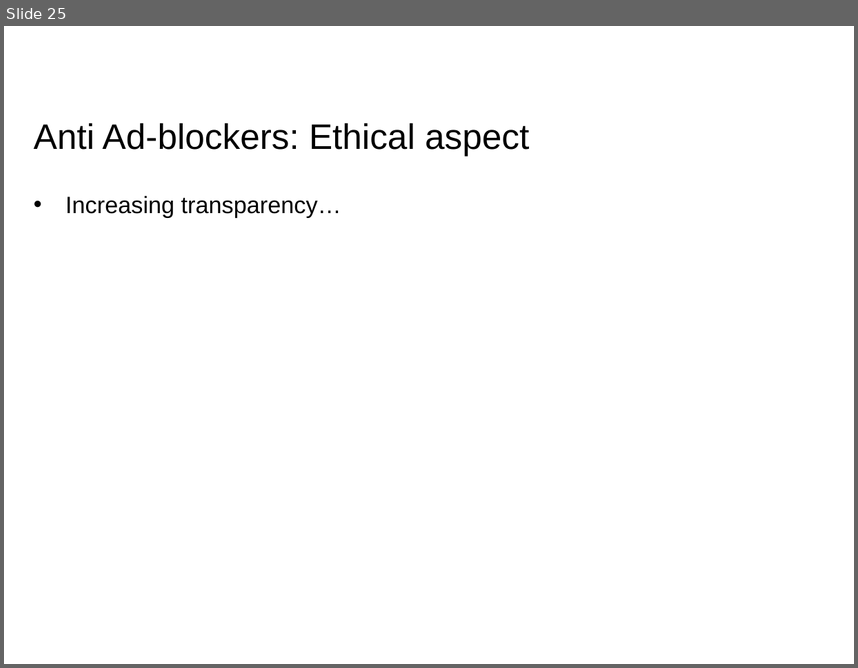
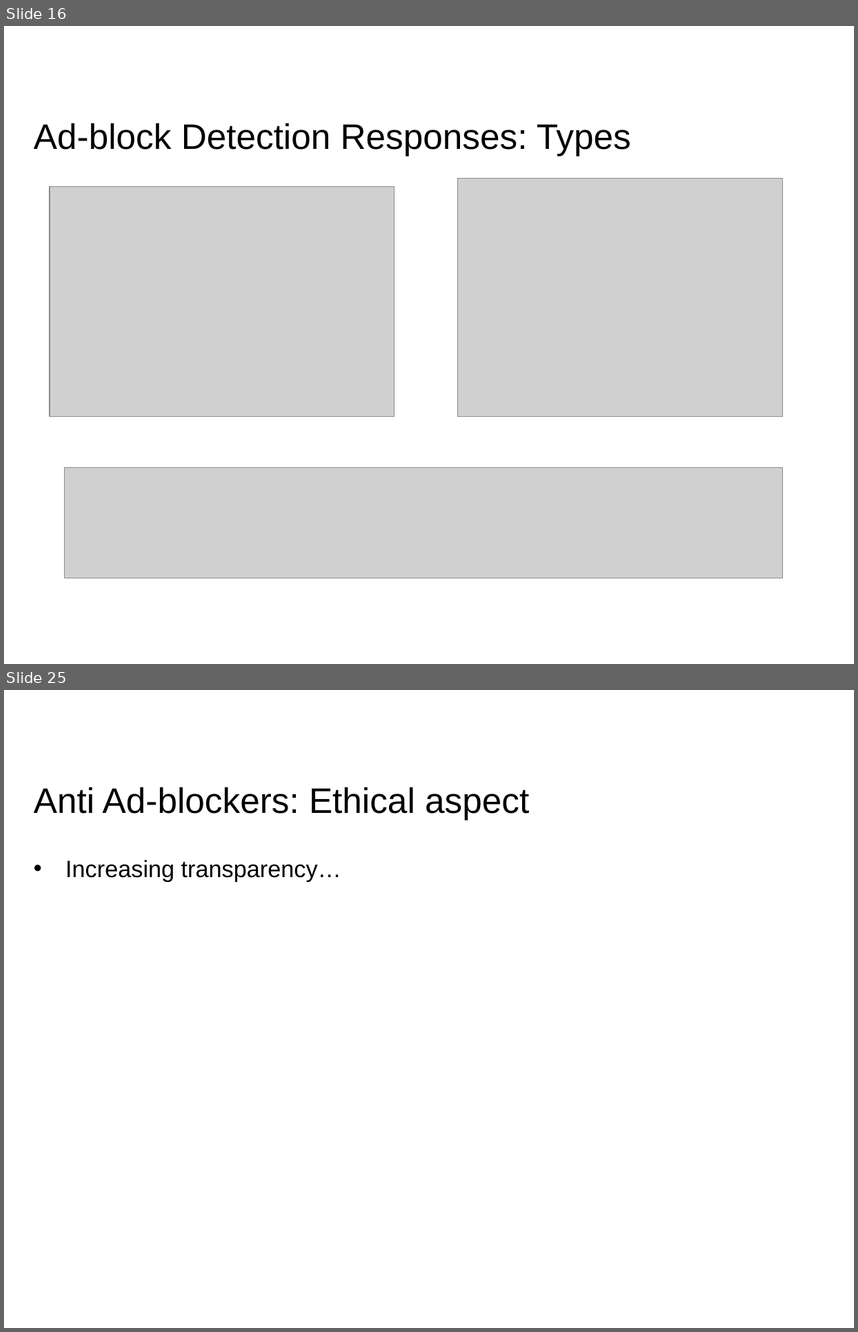
Before and after one commit to RohitPanda/seminar-blocking-adblockers, a slide deck: ppt/Seminar - Rohit & Rohit.pptx. Shown one above the other, each under a label of ours: slide 25 before the commit, slides 16 and 25 after it; the slides between them are not shown. The pictures are 858x668 and 858x1332 pixels, drawn with LibreOffice and Linux fonts; fonts in the diff are those of the drawing; grey boxes stand for pictures; background and template pictures are left out. Boxes give left, top, right and bottom in pixels: in the first picture for what was removed or moved away, otherwise in the second. Text is boxed around its words. In the diff, an @@ line names an element or a change of style, - is before the commit and + after.

```diff
--- a/ppt/Seminar - Rohit & Rohit.pptx
+++ b/ppt/Seminar - Rohit & Rohit.pptx
@@ slide 16 added at (4, 26, 854, 664), background #FFFFFF @@
@@ title added at (34, 123, 631, 156), 30 pt, text #000000 @@
+Ad-block Detection Responses: Types
@@ picture added at (50, 187, 394, 417) @@
@@ picture added at (458, 178, 783, 416) @@
@@ picture added at (64, 467, 783, 578) @@
```
Also in this commit, not shown: 9 slides changed, 1 slide removed, 1 other file.
